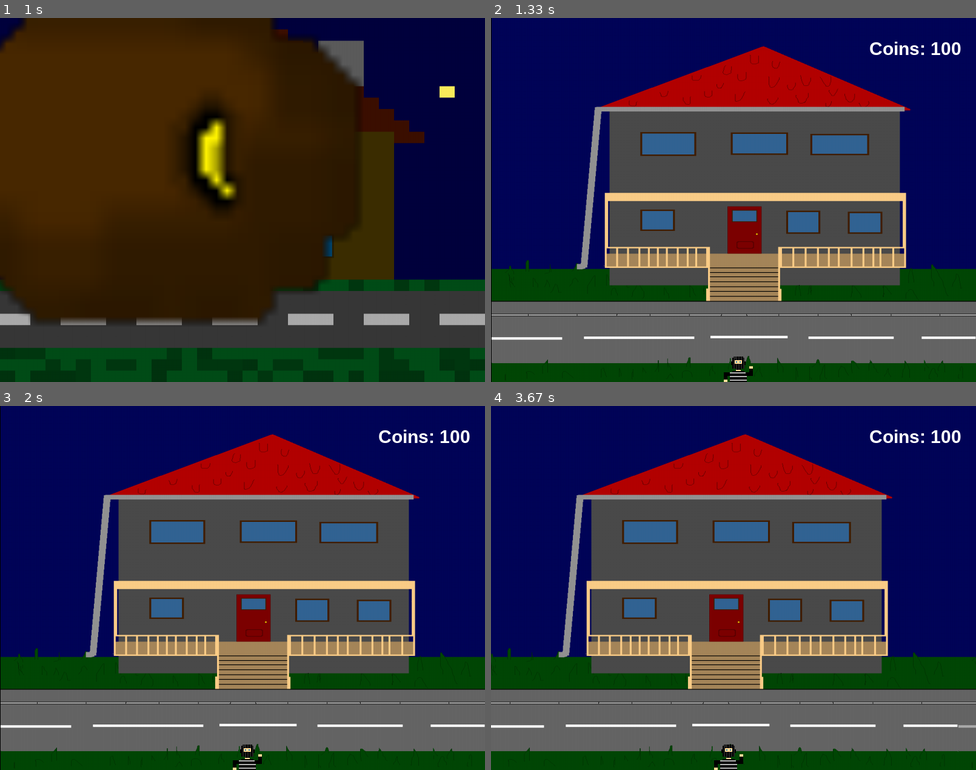
Above: before the commit, frames 1-4 (two rows, left to right).
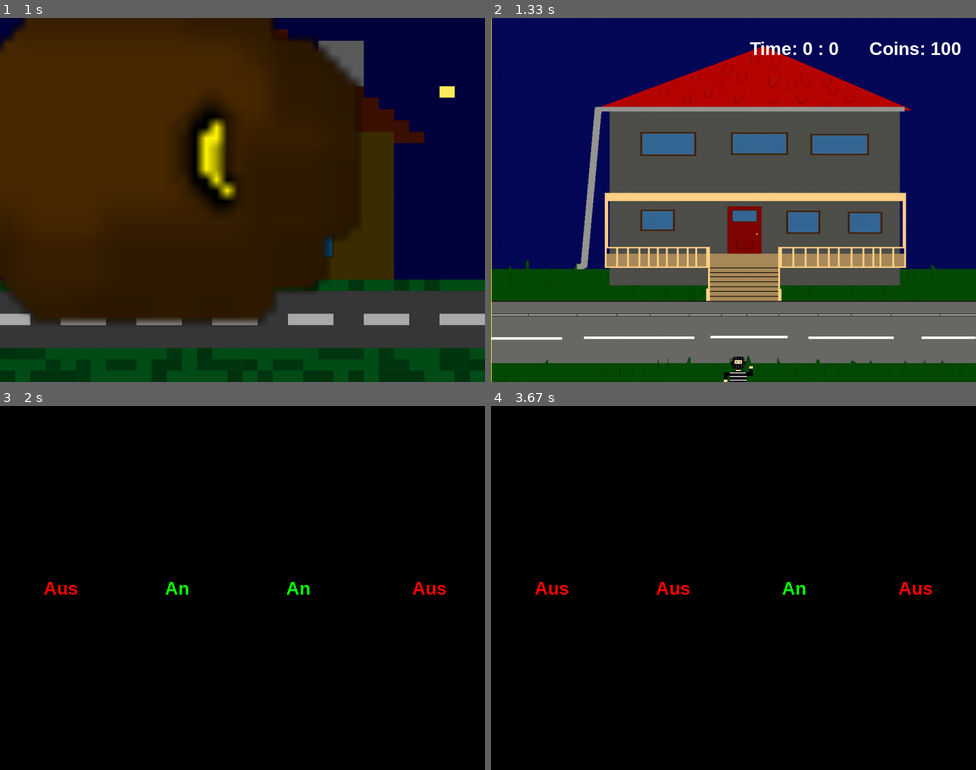
Above: after the commit, the same moments.

Repository: 25-26-1AHIF/pygameproject-rauber_david_jonas
Game: pygame game, started from game/main.py
Two runs of this game, one before a commit and one after it. Both use one fixed random seed, a clock stepped at 60 frames per second and the inputs below.
Inputs (mouse positions are in pixels of both pictures, inside the frame that each line leads up to):
- Up to frame 1 (1 s): click "Starten" at 0.38 s
- Up to frame 2 (1.33 s): tap Space at 1.17 s
- Up to frame 3 (2 s): tap E at 1.5 s; click (300, 588) at 1.88 s, where only the run after the commit has a clickable "Aus"
- Up to frame 4 (3.67 s): click (675, 588) at 2.22 s, where only the run after the commit has a clickable "An"; click (917, 588) at 2.55 s, where only the run after the commit has a clickable "Aus"; tap Space at 2.83, 3.17 s; hold E from 3.5 s (still down); hold Right from 3.5 s (still down)

Frame 1 is identical in both runs. In frame 2, 0.4% of the frame differs, in the area x 0-72%, y 0-100%; in frame 3, 100%; in frame 4, 100%, in the area x 0-100%, y 0-100%.

Commit message:
Uhr und riddle2 gemacht

Diff:
--- a/game/game_variables/game_variables.py
+++ b/game/game_variables/game_variables.py
@@ -30,4 +30,5 @@
     MODE = ("mode")
     ROOM_1 = ("room1")
     RIDDLE1 = ("riddle1")
+    RIDDLE2 = ("riddle2")
     actual = MAIN
--- a/game/main.py
+++ b/game/main.py
@@ -9,6 +9,7 @@
 from objects.Screens.Room1_Screen import room1_screen
 from objects.Screens.riddle1_Screen import riddle1_screen
 from objects.Screens.Mode_Screen import mode_screen
+from objects.Screens.riddle2_Screen import riddle2_screen
 
 def main():
     gv.init()
@@ -32,6 +33,8 @@
             GameScreens.actual = mode_screen(screen, clock)
         elif GameScreens.actual == GameScreens.RIDDLE1:
             GameScreens.actual = riddle1_screen(screen, clock)
+        elif GameScreens.actual == GameScreens.RIDDLE2:
+            GameScreens.actual = riddle2_screen(screen, clock)
         elif GameScreens.actual == GameScreens.EXIT:
             break
 
--- a/game/objects/Screens/Paused_Screen.py
+++ b/game/objects/Screens/Paused_Screen.py
@@ -3,6 +3,7 @@
 from game_variables.game_variables import GameScreens as GameScreens
 from objects.sprites import Bilder
 from objects.Coins import Coins
+import json
 
 def paused_screen(screen: pygame.Surface, clock: pygame.time.Clock):
     pygame.display.set_caption("Paused Screen")
--- a/game/objects/Screens/Play_Screen.py
+++ b/game/objects/Screens/Play_Screen.py
@@ -4,6 +4,7 @@
 from objects.sprites import Bilder
 from objects.player import Player
 from objects.Coins import Coins
+from objects.Uhr import Uhr
 
 def play_screen(screen: pygame.Surface, clock: pygame.time.Clock):
     pygame.init()
@@ -25,6 +26,7 @@
     straße.images = [pygame.transform.smoothscale(img, groesse_straße) for img in orginal_straße]  # mit KI
     x_pos_hintergrund = 1
     coins = Coins(screen)
+    uhr = Uhr(screen)
 
     while True:
         for event in pygame.event.get():
@@ -35,8 +37,11 @@
                     return GameScreens.PAUSED
                 if event.key == pygame.K_ESCAPE:
                     return GameScreens.MAIN
+
                 if event.key == pygame.K_q:
-                    return GameScreens.RIDDLE1
+                    return GameScreens.RIDDLE1 # TODO
+                if event.key == pygame.K_e:
+                    return GameScreens.RIDDLE2
             pressed_keys = pygame.key.get_pressed()
             if pressed_keys[pygame.K_a] or pressed_keys[pygame.K_LEFT]:
                 if x_pos_hintergrund < -10:
@@ -45,9 +50,10 @@
                 if x_pos_hintergrund > -6134:
                     x_pos_hintergrund += -10
 
-        screen.fill("black")
+        screen.fill("yellow")
         straße.draw(screen,x_pos_hintergrund, 0, frame_counter)
         player.update_and_draw(max_x_pos=gv.SCREEN_WIDTH/2, min_x_pos=gv.SCREEN_WIDTH/2-1, max_y_pos=gv.SCREEN_HIGHT, min_y_pos=0)
         coins.show_coins()
+        uhr.uhr_update()
         pygame.display.flip()
         clock.tick(gv.FPS)
--- /dev/null
+++ b/game/objects/Screens/riddle2_Screen.py
@@ -0,0 +1,151 @@
+import pygame
+import random
+from game_variables.game_variables import GameVariables as gv
+from game_variables.game_variables import GameScreens as GameScreens
+from objects.sprites import Bilder
+
+def riddle2_screen(screen: pygame.Surface, clock: pygame.time.Clock):
+    pygame.init()
+    pygame.display.set_caption("Riddle2 Screen")
+
+    while True:
+        schalter = []
+        for i in range(4):
+            schalter.append(random.choice([True, False]))
+        if schalter == [True, True, True, True]:
+            continue
+        else:
+            break
+
+    if schalter[0] == True:
+        schalter1_text = gv.FONT_MIDDLE.render("An", True, "green")
+    else:
+        schalter1_text = gv.FONT_MIDDLE.render("Aus", True, "red")
+
+    if schalter[1] == True:
+        schalter2_text = gv.FONT_MIDDLE.render("An", True, "green")
+    else:
+        schalter2_text = gv.FONT_MIDDLE.render("Aus", True, "red")
+
+    if schalter[2] == True:
+        schalter3_text = gv.FONT_MIDDLE.render("An", True, "green")
+    else:
+        schalter3_text = gv.FONT_MIDDLE.render("Aus", True, "red")
+
+    if schalter[3] == True:
+        schalter4_text = gv.FONT_MIDDLE.render("An", True, "green")
+    else:
+        schalter4_text = gv.FONT_MIDDLE.render("Aus", True, "red")
+
+    schalter1_rect = schalter1_text.get_rect(center=(100, 300))
+    schalter2_rect = schalter2_text.get_rect(center=(300, 300))
+    schalter3_rect = schalter3_text.get_rect(center=(500, 300))
+    schalter4_rect = schalter4_text.get_rect(center=(700, 300))
+
+    while True:
+        for event in pygame.event.get():
+            if event.type == pygame.QUIT:
+                return GameScreens.EXIT
+            if event.type == pygame.KEYDOWN:
+                if event.key == pygame.K_SPACE:
+                    return GameScreens.PAUSED
+                if event.key == pygame.K_ESCAPE:
+                    return GameScreens.PLAY
+
+            if event.type == pygame.MOUSEBUTTONDOWN and event.button == 1:
+                if schalter1_rect.collidepoint(event.pos):
+                    if schalter[0] == True:
+                        schalter[0] = False
+                    else:
+                        schalter[0] = True
+
+                if schalter2_rect.collidepoint(event.pos):
+                    if schalter2_rect.collidepoint(event.pos):
+
+                        if schalter[1] == True:
+                            schalter[1] = False
+                        else:
+                            schalter[1] = True
+
+                        if schalter[0] == True:
+                            schalter[0] = False
+                        else:
+                            schalter[0] = True
+
+                        if schalter[2] == True:
+                            schalter[2] = False
+                        else:
+                            schalter[2] = True
+
+                if schalter3_rect.collidepoint(event.pos):
+                    if schalter3_rect.collidepoint(event.pos):
+
+                        if schalter[2] == True:
+                            schalter[2] = False
+                        else:
+                            schalter[2] = True
+
+                        if schalter[1] == True:
+                            schalter[1] = False
+                        else:
+                            schalter[1] = True
+
+                        if schalter[3] == True:
+                            schalter[3] = False
+                        else:
+                            schalter[3] = True
+
+                if schalter4_rect.collidepoint(event.pos):
+                    if schalter4_rect.collidepoint(event.pos):
+
+                        if schalter[3] == True:
+                            schalter[3] = False
+                        else:
+                            schalter[3] = True
+
+                        if schalter[2] == True:
+                            schalter[2] = False
+                        else:
+                            schalter[2] = True
+
+                if schalter == [True, True, True, True]:
+                    return GameScreens.ROOM_1
+
+                screen.fill("black")
+
+                if schalter[0] == True:
+                    schalter1_text = gv.FONT_MIDDLE.render("An",
+                                                           True, "green")
+                else:
+                    schalter1_text = gv.FONT_MIDDLE.render("Aus",
+                                                           True, "red")
+
+                if schalter[1] == True:
+                    schalter2_text = gv.FONT_MIDDLE.render("An",
+                                                           True, "green")
+                else:
+                    schalter2_text = gv.FONT_MIDDLE.render("Aus",
+                                                           True, "red")
+
+                if schalter[2] == True:
+                    schalter3_text = gv.FONT_MIDDLE.render("An",
+                                                           True, "green")
+                else:
+                    schalter3_text = gv.FONT_MIDDLE.render("Aus",
+                                                           True, "red")
+
+                if schalter[3] == True:
+                    schalter4_text = gv.FONT_MIDDLE.render("An",
+                                                           True, "green")
+                else:
+                    schalter4_text = gv.FONT_MIDDLE.render("Aus",
+                                                           True, "red")
+
+        screen.fill("black")
+        screen.blit(schalter1_text, schalter1_rect)
+        screen.blit(schalter2_text, schalter2_rect)
+        screen.blit(schalter3_text, schalter3_rect)
+        screen.blit(schalter4_text, schalter4_rect)
+
+        pygame.display.flip()
+        clock.tick(gv.FPS)
--- /dev/null
+++ b/game/objects/Uhr.py
@@ -0,0 +1,33 @@
+import pygame
+from game_variables.game_variables import GameVariables as gv
+from game_variables.game_variables import GameScreens as GameScreens
+from objects.sprites import Bilder
+
+
+class Uhr:
+    def __init__(self, screen):
+        self.uhr = [0, 0]
+        self.screen = screen
+        self.last_update = pygame.time.get_ticks()
+
+    def change_time(self):
+        aktuelle_zeit = pygame.time.get_ticks()
+
+        if aktuelle_zeit - self.last_update >= 1000:
+            self.last_update = aktuelle_zeit
+
+            if self.uhr[1] >= 59:
+                self.uhr[0] += 1
+                self.uhr[1] = 0
+            else:
+                self.uhr[1] += 1
+
+    def show_uhr(self) -> None:
+        uhr_text = gv.FONT_MIDDLE.render(f"Time: {self.uhr[0]} : {self.uhr[1]}",
+                                        True, "white")
+        coins_text_rect = uhr_text.get_rect(center=(gv.SCREEN_WIDTH - 300 , 50))
+        self.screen.blit(uhr_text, coins_text_rect)
+
+    def uhr_update(self):
+        self.show_uhr()
+        self.change_time()
--- a/game/objects/player.py
+++ b/game/objects/player.py
@@ -7,7 +7,8 @@
         self.player_x_pos = player_x_pos
         self.player_y_pos = player_y_pos
         self.screen = screen
-        self.sprite = Bilder("../assats/Bilder/Player_moving.png",2,pygame.Rect(0,0, 100,100), 2)
+        self.sprite = Bilder("../assats/Bilder/Player_moving.png",
+                             2,pygame.Rect(0,0, 100,100), 2)
         self.sprite.load_spritesheet()
 
     def move(self, max_x_pos: int, min_x_pos: int,
@@ -35,6 +36,7 @@
 
     def update_and_draw(self, max_x_pos: int, min_x_pos: int,
              max_y_pos: int, min_y_pos: int):
+
         self.move(max_x_pos, min_x_pos, max_y_pos, min_y_pos)
 
 
